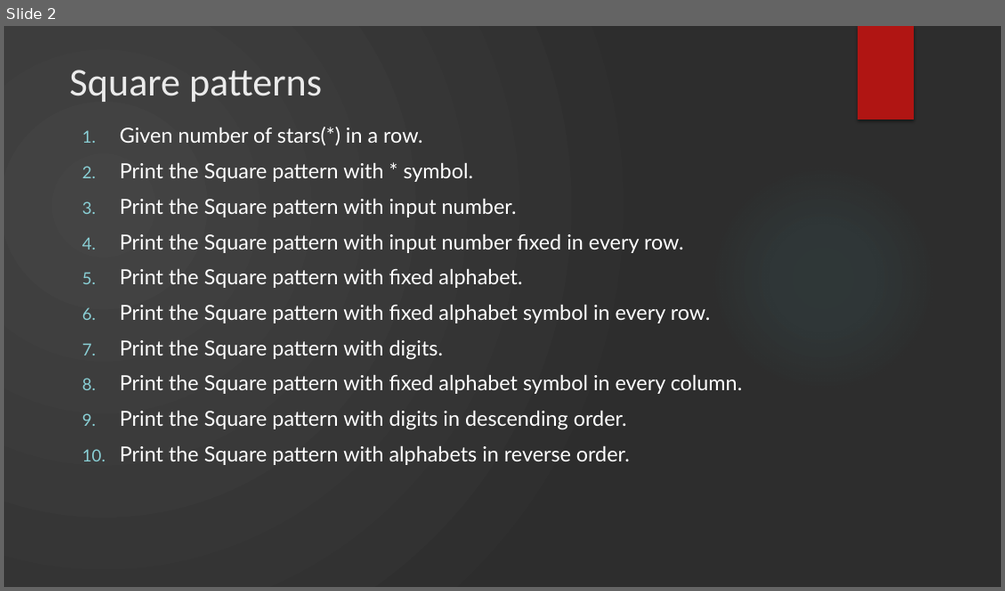
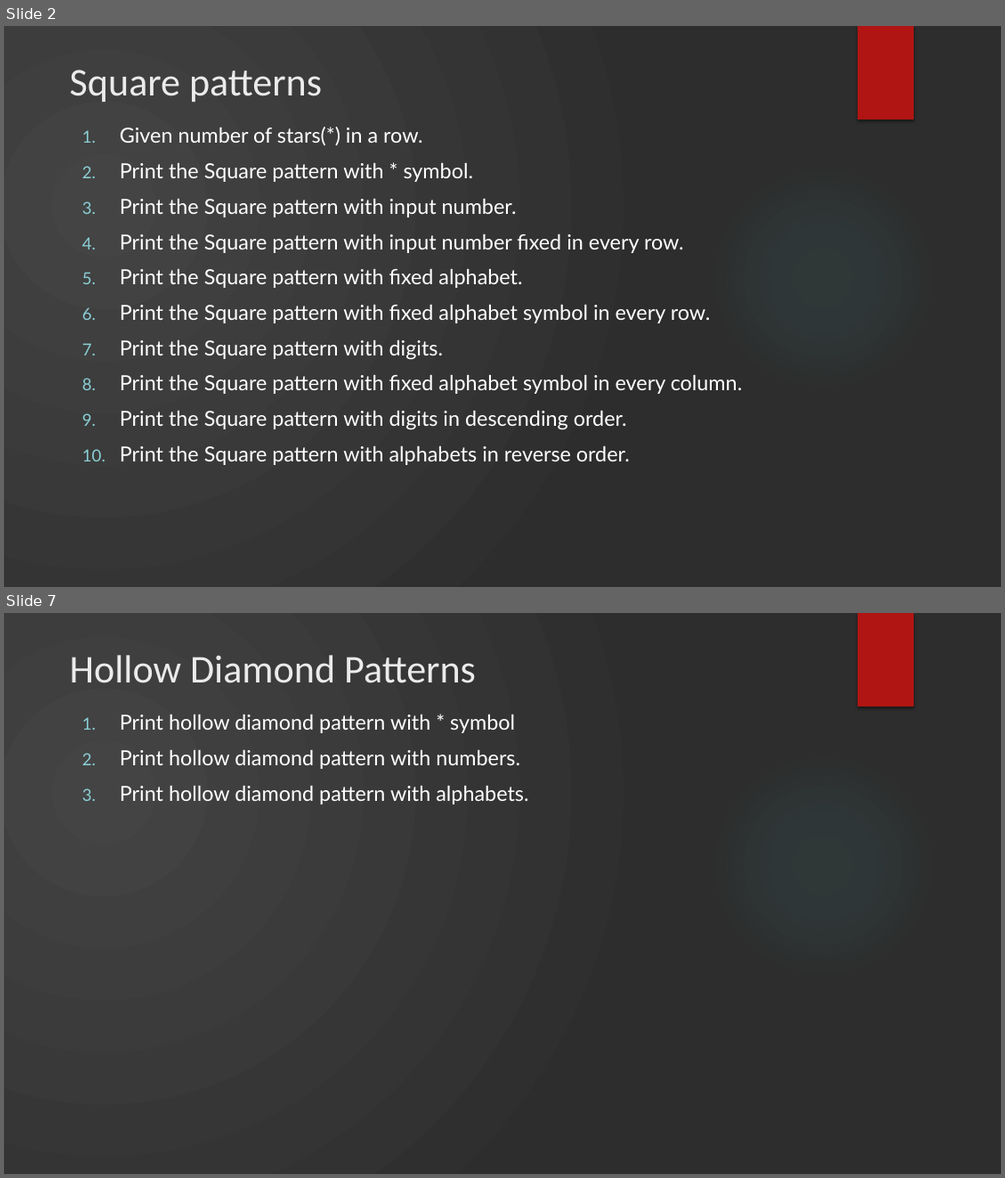
Before and after one commit to BhaskarBerry/PatternsUsingPython, a slide deck: Resources/Python patterns.pptx. Shown one above the other, each under a label of ours: slide 2 before the commit, slides 2 and 7 after it; the slides between them are not shown. The pictures are 1005x591 and 1005x1178 pixels, drawn with LibreOffice and Linux fonts; fonts in the diff are those of the drawing; background and template pictures are left out. Boxes give left, top, right and bottom in pixels: in the first picture for what was removed or moved away, otherwise in the second. Text is boxed around its words. In the diff, an @@ line names an element or a change of style, - is before the commit and + after.

Commit message:
Hollow Diamond Pattern with Star symbol

```diff
--- a/Resources/Python patterns.pptx
+++ b/Resources/Python patterns.pptx
@@ slide 7 added at (x1=4, y1=613, x2=1001, y2=1174), background gradient #454545 to #2D2D2D; not listed: 2 template elements that a slide beside it also shows @@
@@ title added at (x1=70, y1=655, x2=476, y2=683), 37.8 pt, text #EBEBEB @@
+Hollow Diamond Patterns
@@ text added at (x1=120, y1=714, x2=528, y2=804), 20 pt, text #FFFFFF @@
+1. Print hollow diamond pattern with * symbol
+2. Print hollow diamond pattern with numbers.
+3. Print hollow diamond pattern with alphabets.
```
Also in this commit, not shown: 5 other slides added, 2 other files.
